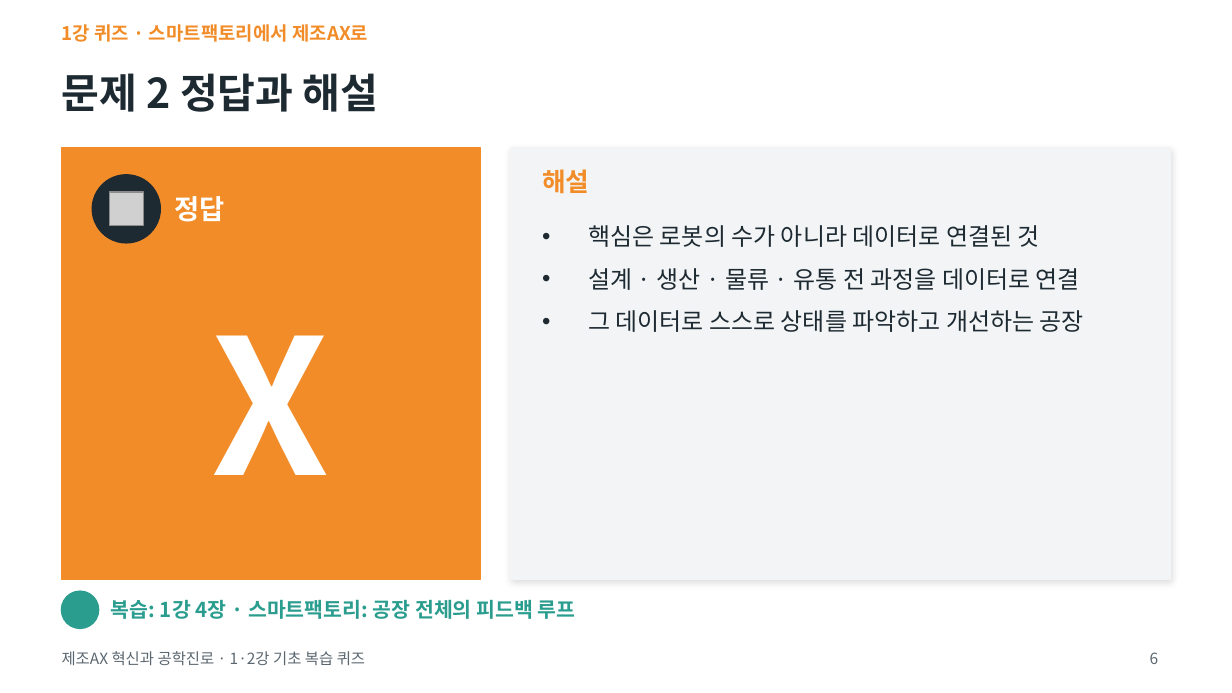
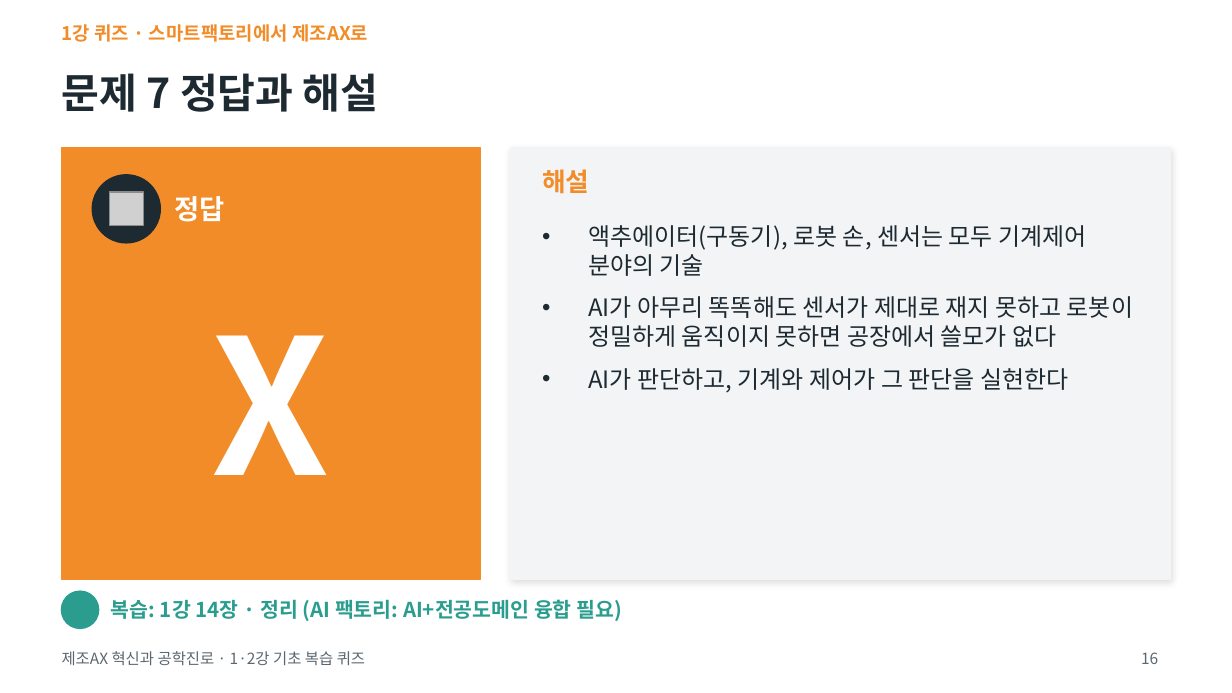
Before and after one commit to ykkimhgu/Intro-MCE-Freshman-Course, a slide deck: slide 16 of quiz12/1-2강_기초복습퀴즈.pptx (slide 6 before the commit). Drawn at 1232x693 pixels with LibreOffice and Linux fonts; fonts in the diff are those of the drawing; grey boxes stand for pictures; background and template pictures are left out. Boxes give left, top, right and bottom in pixels: in the first picture for what was removed or moved away, otherwise in the second. Text is boxed around its words. In the diff, an @@ line names an element or a change of style, - is before the commit and + after.

```diff
--- a/quiz12/1-2강_기초복습퀴즈.pptx
+++ b/quiz12/1-2강_기초복습퀴즈.pptx
@@ title at [62,73,379,112]: text changed @@
-문제 2 정답과 해설
+문제 7 정답과 해설
@@ text at [588,225,1133,392]: text changed @@
-• 핵심은 로봇의 수가 아니라 데이터로 연결된 것
-• 설계 · 생산 · 물류 · 유통 전 과정을 데이터로 연결
-• 그 데이터로 스스로 상태를 파악하고 개선하는 공장
+• 액추에이터(구동기), 로봇 손, 센서는 모두 기계제어 분야의 기술
+• AI가 아무리 똑똑해도 센서가 제대로 재지 못하고 로봇이 정밀하게 움직이지 못하면 공장에서 쓸모가 없다
+• AI가 판단하고, 기계와 제어가 그 판단을 실현한다
@@ text at [111,599,622,621]: text changed @@
-복습: 1강 4장 · 스마트팩토리: 공장 전체의 피드백 루프
+복습: 1강 14장 · 정리 (AI 팩토리: AI+전공도메인 융합 필요)
@@ page number at [1141,652,1158,664]: text changed @@
-6
+16
```
Also in this commit, not shown: 26 other slides changed, 3 slides added, 3 slides removed, 20 other files.
